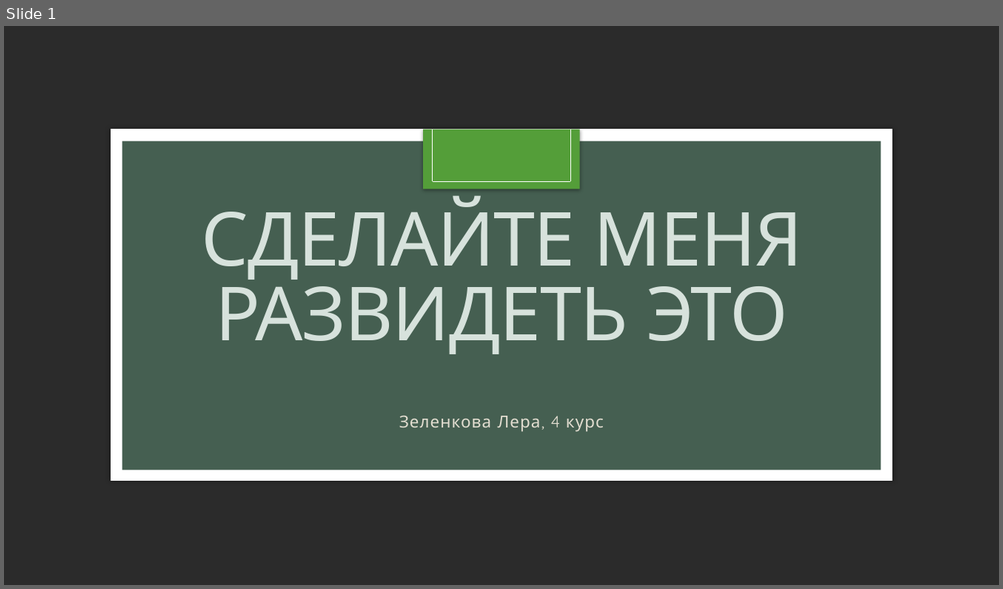
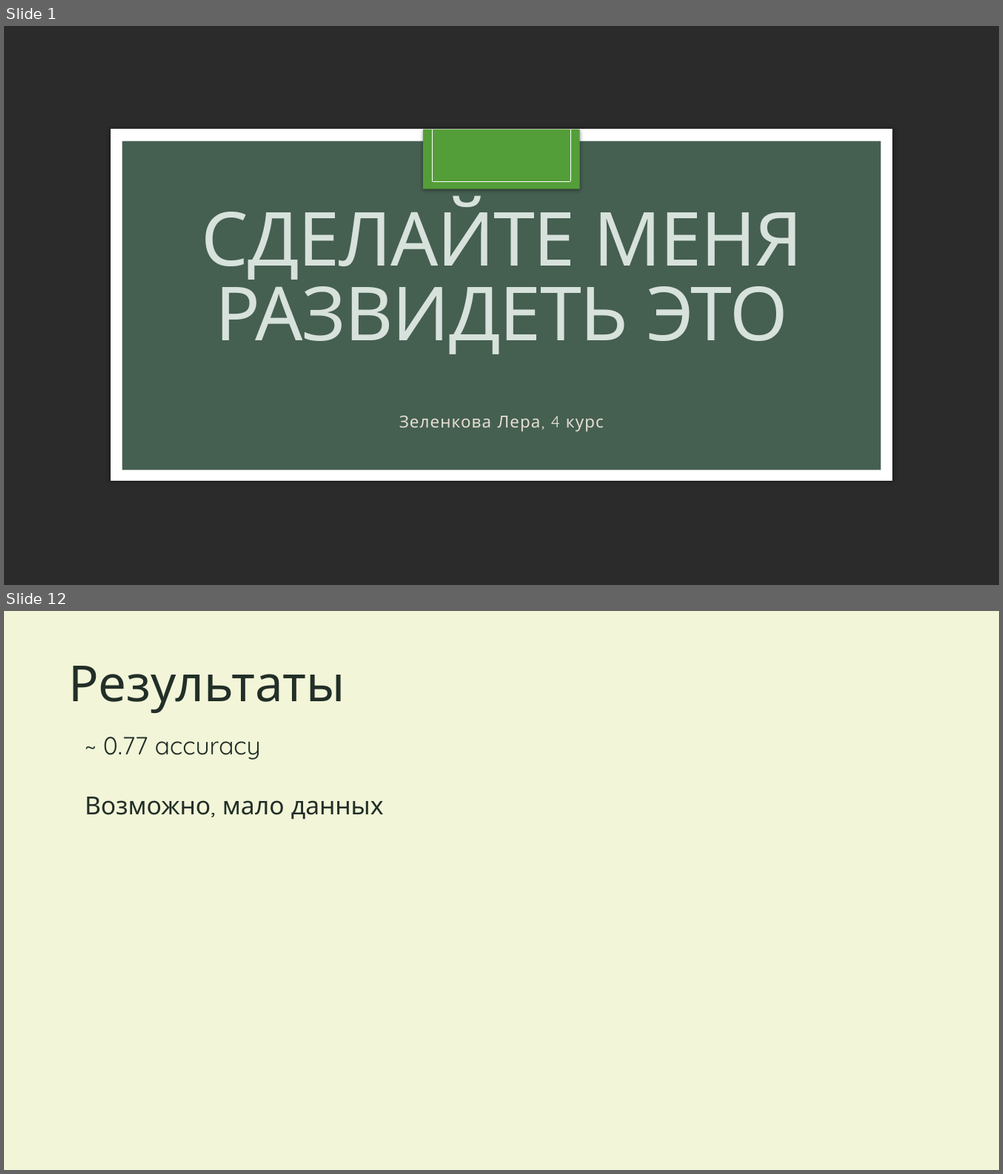
Before and after one commit to Lera-Z/hsecxg, a slide deck: Презентация.pptx. Shown one above the other, each under a label of ours: slide 1 before the commit, slides 1 and 12 after it; the slides between them are not shown. The pictures are 1003x589 and 1003x1174 pixels, drawn with LibreOffice and Linux fonts; fonts in the diff are those of the drawing; background and template pictures are left out; a plain dark background stands for a picture behind light text. Boxes give left, top, right and bottom in pixels: in the first picture for what was removed or moved away, otherwise in the second. Text is boxed around its words. In the diff, an @@ line names an element or a change of style, - is before the commit and + after.

```diff
--- a/Презентация.pptx
+++ b/Презентация.pptx
@@ slide 12 added at <box>4,611,999,1170</box>, background #F2F5D8 @@
@@ title added at <box>68,666,345,713</box>, 48 pt, text #223028 @@
+Результаты
@@ text added at <box>85,737,384,820</box>, 24 pt, text #223028 @@
+~ 0.77 accuracy
+Возможно, мало данных
```
Also in this commit, not shown: 3 slides changed, 7 other slides added, 2 other files.
